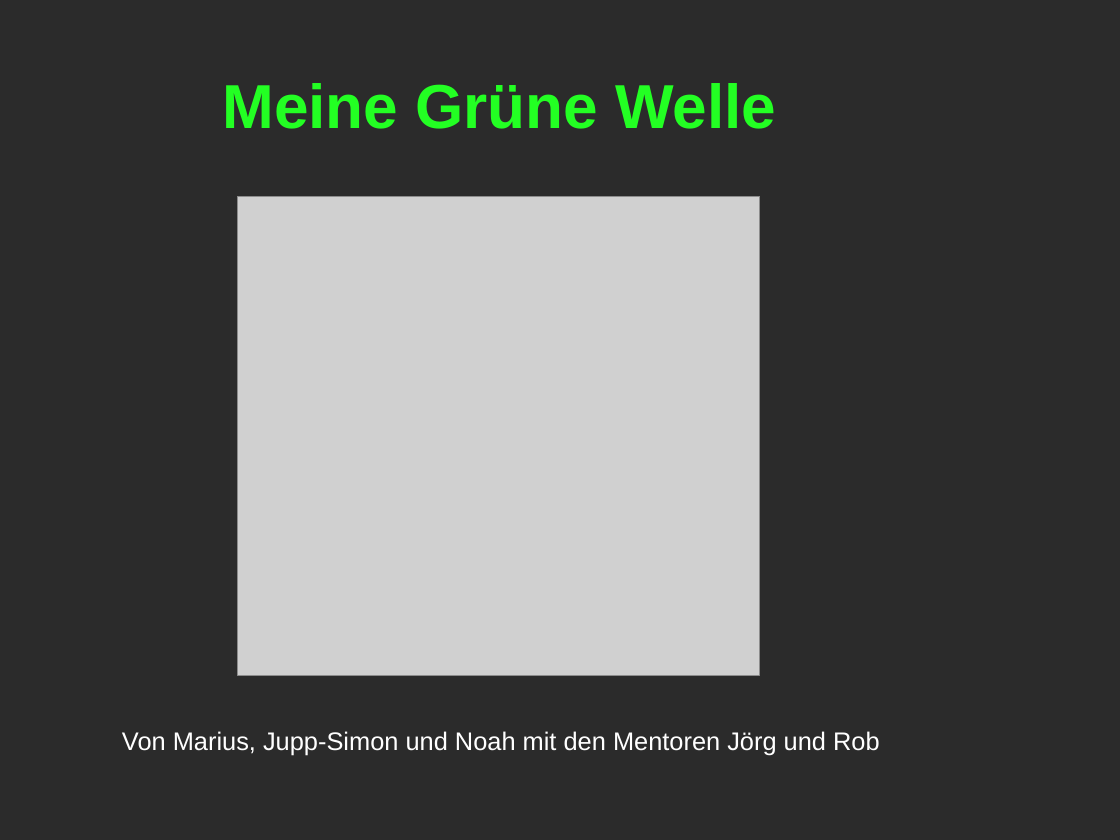
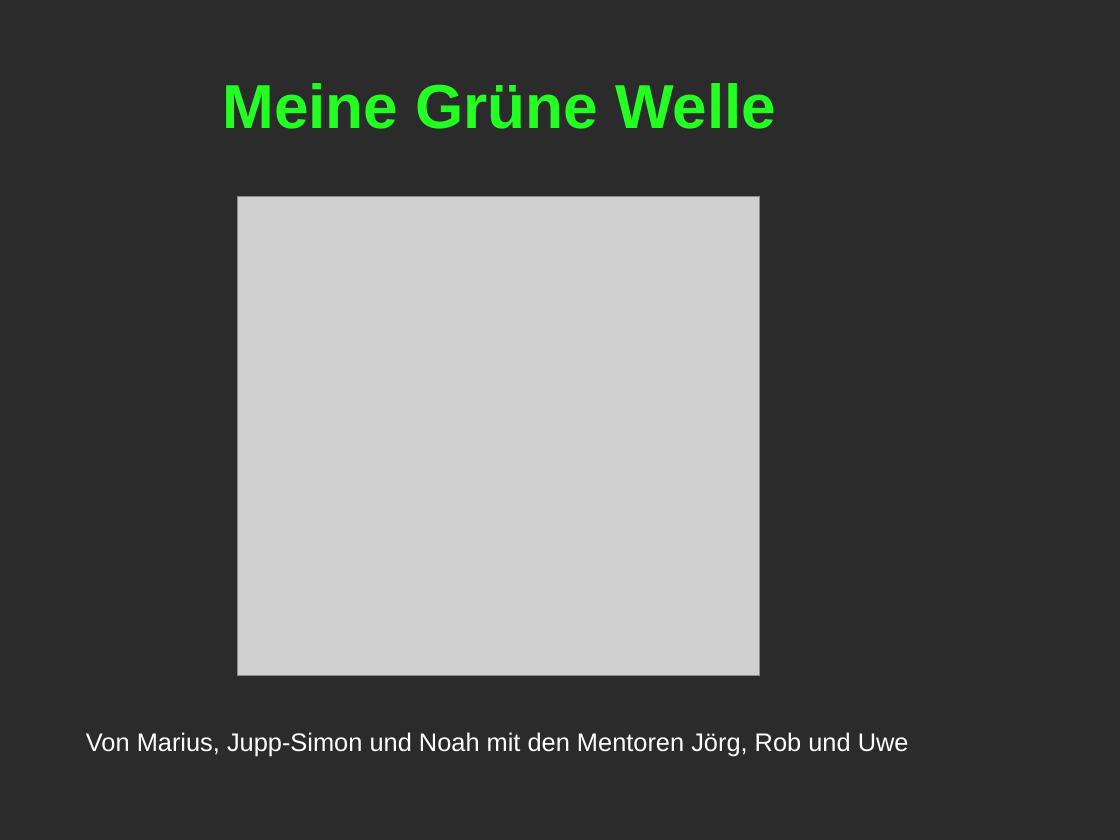
Before and after one commit to MrMariusAP/MeineGrueneWelle, a slide deck: slide 1 of app/src/main/res/Präsentation_MeineGrüneWelle.odp. Drawn at 1120x840 pixels with LibreOffice and Linux fonts; fonts in the diff are those of the drawing; grey boxes stand for pictures; background and template pictures are left out; a plain dark background stands for a picture behind light text. Boxes give left, top, right and bottom in pixels: in the first picture for what was removed or moved away, otherwise in the second. Text is boxed around its words. In the diff, an @@ line names an element or a change of style, - is before the commit and + after.

```diff
--- a/app/src/main/res/Präsentation_MeineGrüneWelle.odp
+++ b/app/src/main/res/Präsentation_MeineGrüneWelle.odp
@@ text at [86,732,909,757]: text changed @@
-Von Marius, Jupp-Simon und Noah mit den Mentoren Jörg und Rob
+Von Marius, Jupp-Simon und Noah mit den Mentoren Jörg, Rob und Uwe
```
Also in this commit, not shown: 1 other slide changed, 1 other file.
